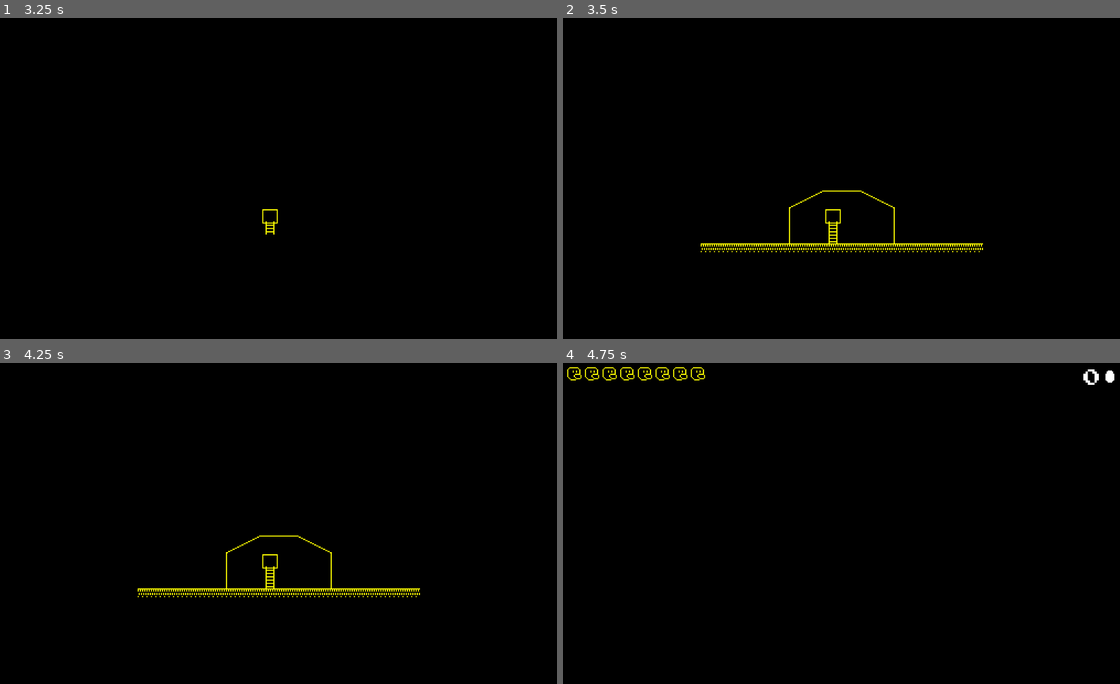
Above: before the commit, frames 1-4 (two rows, left to right).
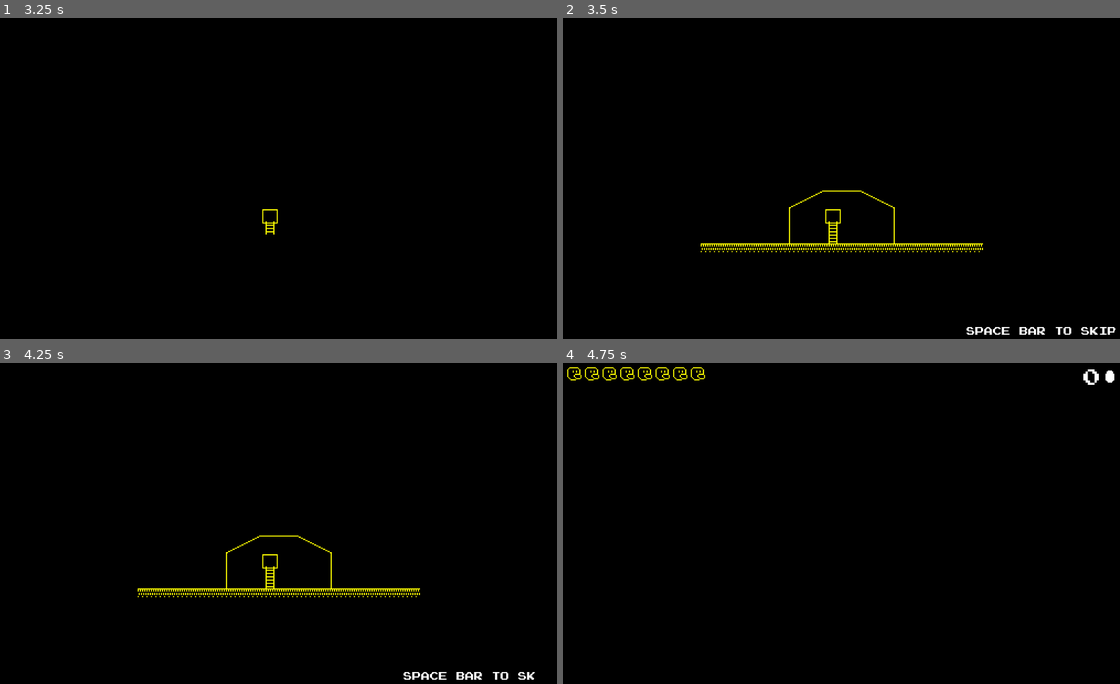
Above: after the commit, the same moments.

Repository: lethiandev/hen-misadventures
Game: Godot game, scene res://levels/intro/intro.tscn
Same seed, same stepped clock (60 frames per second), same inputs: the game is played once before the commit and once after it. Sound files missing from this copy of the repository are replaced by a short silence.
Inputs:
- Up to frame 1 (3.25 s): tap Enter (ui_accept) at 0.5, 0.77, 1.25, 1.52, 2.75, 3.02 s; hold Right (ui_right) 0.53-2.03 s; hold Left (ui_left) 2.03-2.78 s; hold Right (ui_right) from 2.78 s (still down)
- Up to frame 2 (3.5 s): keep holding Right (ui_right)
- Up to frame 3 (4.25 s): keep holding Right (ui_right); tap Enter (ui_accept) at 3.77 s
- Up to frame 4 (4.75 s): tap Enter (ui_accept) at 4.25, 4.52 s; release Right (ui_right) at 4.28 s; hold Left (ui_left) from 4.28 s (still down)

Frame 1 is identical in both runs. In frame 2, 0.3% of the frame differs, in the area x 72-100%, y 96-99%; in frame 3, 0.3%; in frame 4, nothing differs.

Commit message:
Add hint for intro skip

Diff:
--- a/src/levels/intro/intro.tscn
+++ b/src/levels/intro/intro.tscn
@@ -8,6 +8,7 @@
 [ext_resource path="res://tilesets/fields/fields.tres" type="TileSet" id=6]
 [ext_resource path="res://player/player.tscn" type="PackedScene" id=7]
 [ext_resource path="res://player/player.png" type="Texture" id=8]
+[ext_resource path="res://interface/fonts/emulogic_16.tres" type="DynamicFont" id=9]
 
 [sub_resource type="Curve2D" id=1]
 _data = {
@@ -408,7 +409,25 @@
 hint = "Midnight"
 next_level = "res://levels/level1/level1.tscn"
 
-[node name="Path2D" type="Path2D" parent="." index="0"]
+[node name="Interface" type="CanvasLayer" parent="." index="0"]
+layer = 0
+
+[node name="SkipIntroHint" type="Label" parent="Interface" index="0"]
+anchor_right = 1.0
+anchor_bottom = 1.0
+margin_left = 16.0
+margin_top = 16.0
+margin_right = -16.0
+margin_bottom = -16.0
+custom_fonts/font = ExtResource( 9 )
+text = "SPACE BAR TO SKIP"
+align = 2
+valign = 2
+__meta__ = {
+"_edit_use_anchors_": false
+}
+
+[node name="Path2D" type="Path2D" parent="." index="1"]
 position = Vector2( 0, -31 )
 curve = SubResource( 1 )
 
@@ -425,7 +444,7 @@
 monitorable = false
 length = 50.0
 
-[node name="Eggs" type="Node2D" parent="." index="1"]
+[node name="Eggs" type="Node2D" parent="." index="2"]
 position = Vector2( 256, 113 )
 
 [node name="Egg1" type="Sprite" parent="Eggs" index="0"]
@@ -464,7 +483,7 @@
 position = Vector2( 5, 54 )
 texture = ExtResource( 5 )
 
-[node name="TileMap" parent="." index="2"]
+[node name="TileMap" parent="." index="3"]
 tile_set = ExtResource( 6 )
 tile_data = PoolIntArray( 655373, 1, 0, 655375, 3, 0, 655376, 3, 0, 655377, 536870913, 0, 720909, 5, 0, 720911, 5368709 …(289 unchanged characters)…
 
@@ -472,7 +491,7 @@
 visible = false
 position = Vector2( 248, 183 )
 
-[node name="Hens" type="Node2D" parent="." index="3"]
+[node name="Hens" type="Node2D" parent="." index="4"]
 
 [node name="Hen1" type="Sprite" parent="Hens" index="0"]
 visible = false
@@ -501,5 +520,5 @@
 flip_h = true
 hframes = 4
 
-[node name="AnimationPlayer" type="AnimationPlayer" parent="." index="5"]
+[node name="AnimationPlayer" type="AnimationPlayer" parent="." index="6"]
 anims/intro = SubResource( 2 )
Not shown: 1 places in src/levels/intro/intro.tscn that only renumber resources
